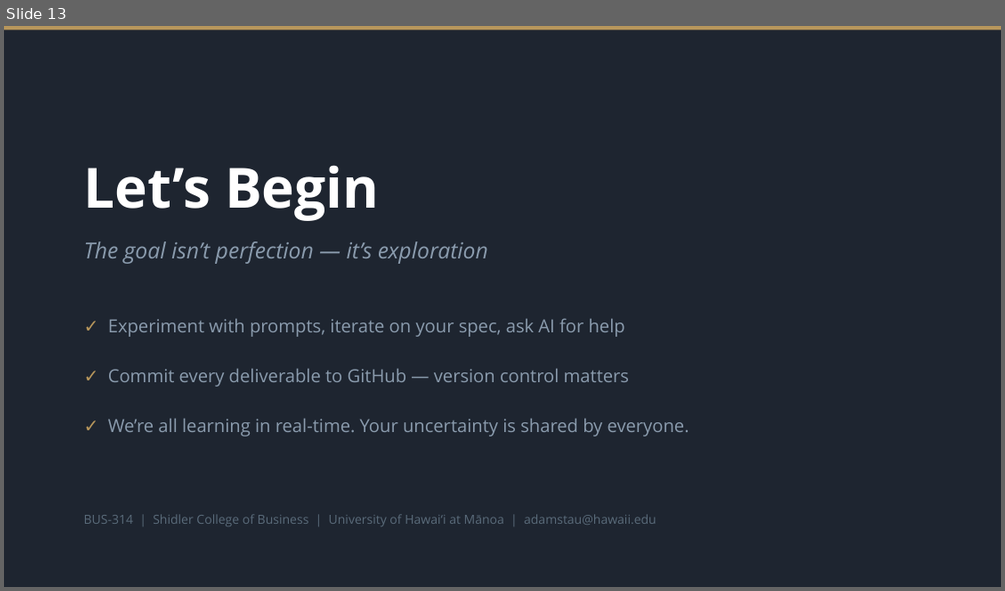
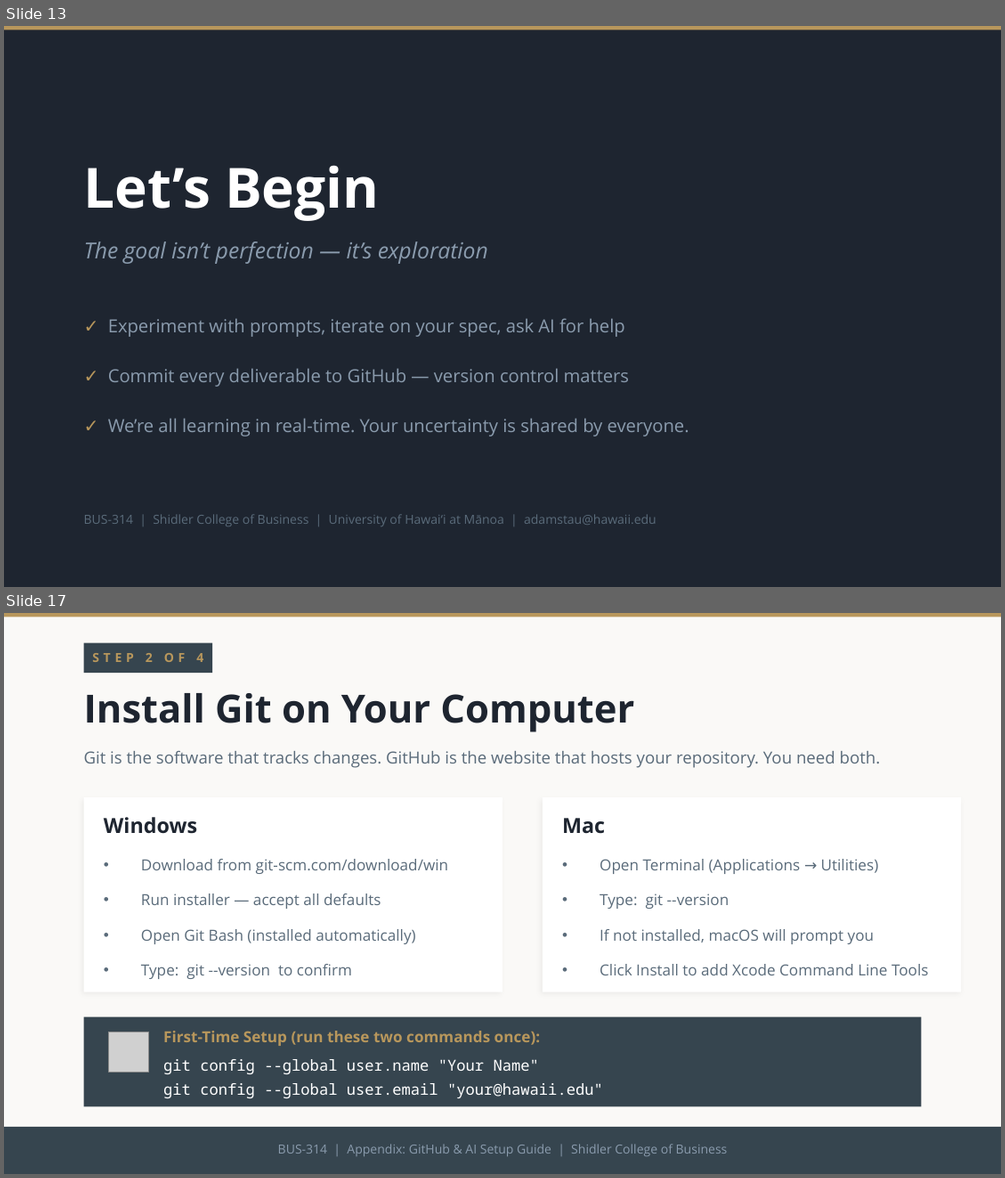
Before and after one commit to adamwstauffer/shidler, a slide deck: BUS-314-International-Corporate-Finance/accounting-ratios/BUS314_AI_Ratios_Project.pptx. Shown one above the other, each under a label of ours: slide 13 before the commit, slides 13 and 17 after it; the slides between them are not shown. The pictures are 1005x591 and 1005x1178 pixels, drawn with LibreOffice and Linux fonts; fonts in the diff are those of the drawing; grey boxes stand for pictures. Boxes give left, top, right and bottom in pixels: in the first picture for what was removed or moved away, otherwise in the second. Text is boxed around its words. In the diff, an @@ line names an element or a change of style, - is before the commit and + after.

```diff
--- a/BUS-314-International-Corporate-Finance/accounting-ratios/BUS314_AI_Ratios_Project.pptx
+++ b/BUS-314-International-Corporate-Finance/accounting-ratios/BUS314_AI_Ratios_Project.pptx
@@ slide 17 added at box(4, 613, 1001, 1174), background #FAF9F7 @@
@@ rectangle added at box(4, 613, 1001, 617), fill #B8975C @@
@@ rectangle added at box(84, 643, 212, 673), fill #36454F @@
@@ text added at box(92, 653, 203, 662), 9 pt, text #B8975C, bold @@
+STEP 2 OF 4
@@ text added at box(84, 693, 634, 732), 28 pt, text #1E2530, bold @@
+Install Git on Your Computer
@@ text added at box(84, 751, 881, 768), 12 pt, text #5A6B7A @@
+Git is the software that tracks changes. GitHub is the website that hosts your repository. You need both.
@@ rectangle added at box(84, 797, 502, 992), fill #FFFFFF @@
@@ rectangle added at box(542, 797, 961, 992), fill #FFFFFF @@
@@ text added at box(104, 817, 197, 834), 15 pt, text #1E2530, bold @@
+Windows
@@ text added at box(562, 818, 605, 834), 15 pt, text #1E2530, bold @@
+Mac
@@ text added at box(141, 859, 448, 874), 11 pt, text #5A6B7A @@
+• Download from git-scm.com/download/win
@@ text added at box(599, 859, 879, 874), 11 pt, text #5A6B7A @@
+• Open Terminal (Applications → Utilities)
@@ text added at box(141, 893, 381, 908), 11 pt, text #5A6B7A @@
+• Run installer — accept all defaults
@@ text added at box(599, 893, 729, 908), 11 pt, text #5A6B7A @@
+• Type: git --version
@@ text added at box(141, 929, 415, 944), 11 pt, text #5A6B7A @@
+• Open Git Bash (installed automatically)
@@ text added at box(599, 929, 874, 944), 11 pt, text #5A6B7A @@
+• If not installed, macOS will prompt you
@@ text added at box(141, 964, 352, 979), 11 pt, text #5A6B7A @@
+• Type: git --version to confirm
@@ text added at box(599, 964, 929, 975), 11 pt, text #5A6B7A @@
+• Click Install to add Xcode Command Line Tools
@@ rectangle added at box(84, 1017, 921, 1106), fill #36454F @@
@@ picture added at box(109, 1031, 148, 1071) @@
@@ text added at box(163, 1030, 540, 1046), 11 pt, text #B8975C, bold @@
+First-Time Setup (run these two commands once):
@@ text added at box(163, 1059, 603, 1098), 11 pt, text #FFFFFF @@
+git config --global user.name "Your Name"
+git config --global user.email "your@hawaii.edu"
@@ rectangle added at box(4, 1127, 1001, 1173), fill #36454F @@
@@ text added at box(278, 1143, 728, 1156), 9 pt, text #8A9BAD @@
+BUS-314 | Appendix: GitHub & AI Setup Guide | Shidler College of Business
```
Also in this commit, not shown: 2 slides changed, 14 other slides added, 1 other file.
